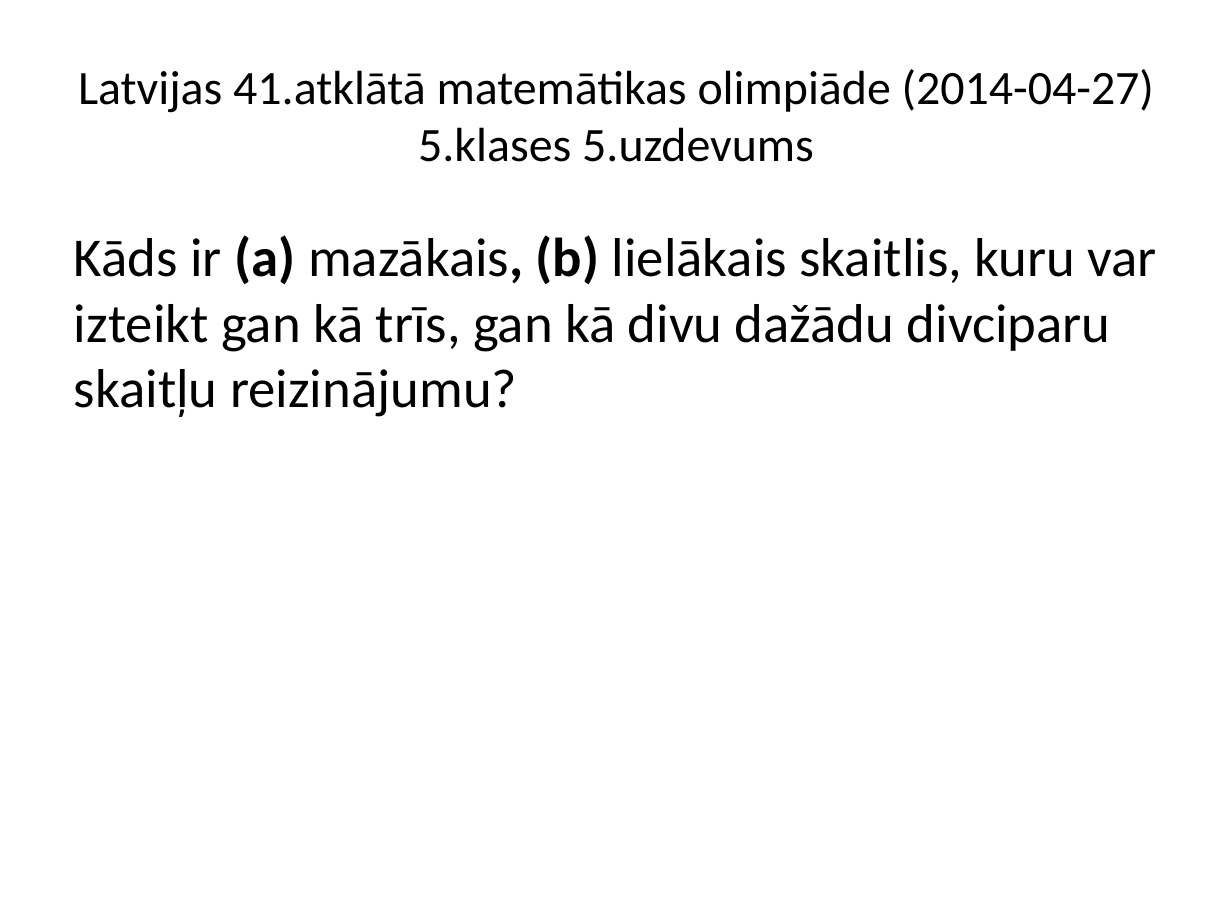
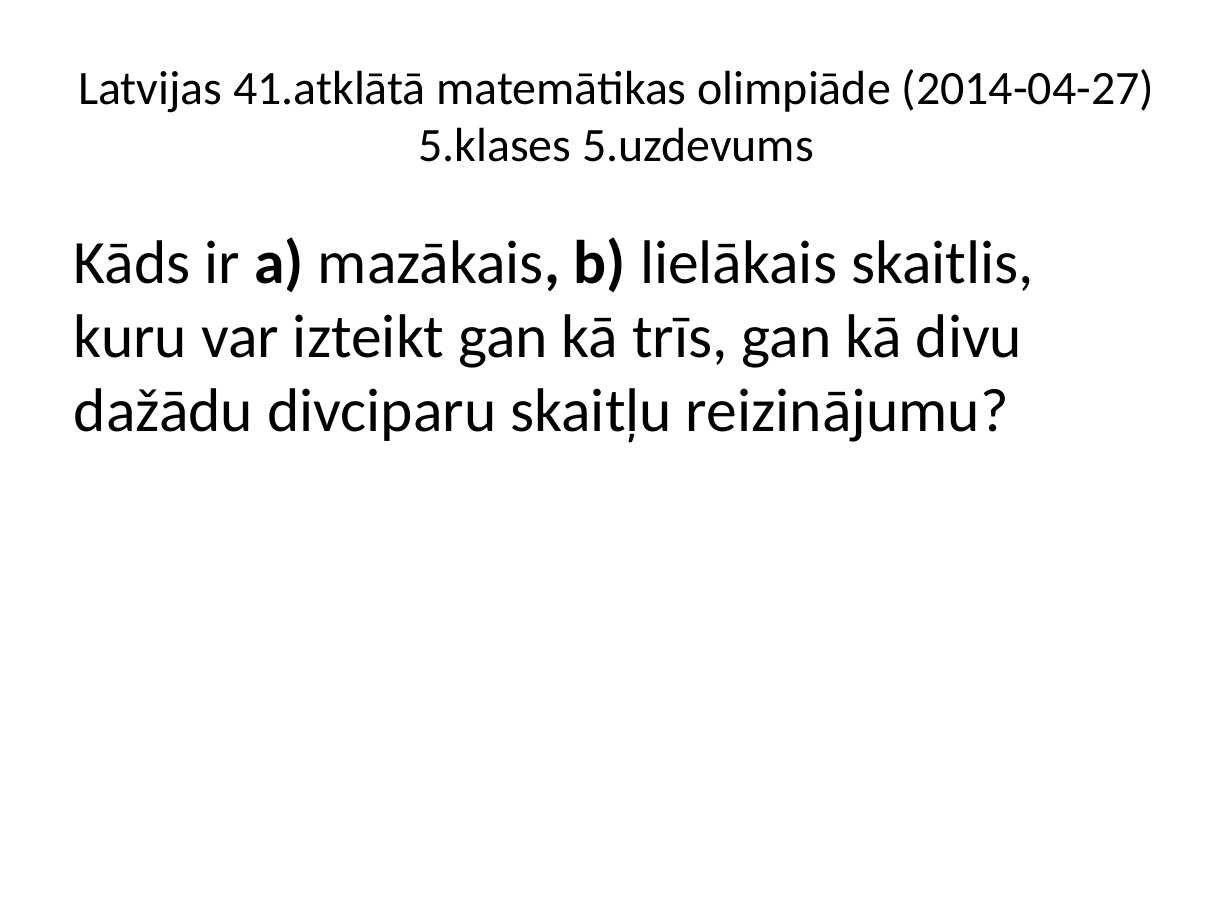
Before and after one commit to liliyang146/visualization, a slide deck: slide 5 of AMO41-2014/amo41-2014-lv.pptx. Drawn at 1232x924 pixels with LibreOffice and Linux fonts; fonts in the diff are those of the drawing. Boxes give left, top, right and bottom in pixels: in the first picture for what was removed or moved away, otherwise in the second. Text is boxed around its words. In the diff, an @@ line names an element or a change of style, - is before the commit and + after.

```diff
--- a/AMO41-2014/amo41-2014-lv.pptx
+++ b/AMO41-2014/amo41-2014-lv.pptx
@@ text at (74, 237, 1034, 443): text changed; size 32 to 36 pt @@
-Kāds ir (a) mazākais, (b) lielākais skaitlis, kuru var izteikt gan kā trīs, gan kā divu dažādu divciparu skaitļu reizinājumu?
+Kāds ir a) mazākais, b) lielākais skaitlis, kuru var izteikt gan kā trīs, gan kā divu dažādu divciparu skaitļu reizinājumu?
```
Also in this commit, not shown: 1 other slide changed, 35 slides added, 12 other files.
